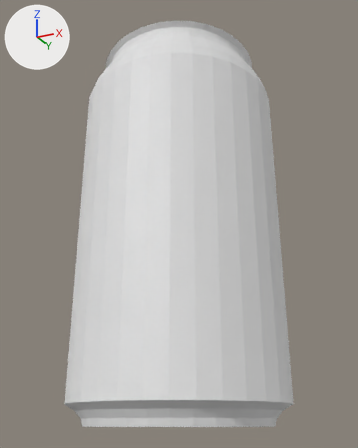
A saved change to the Blender file Can.blend.
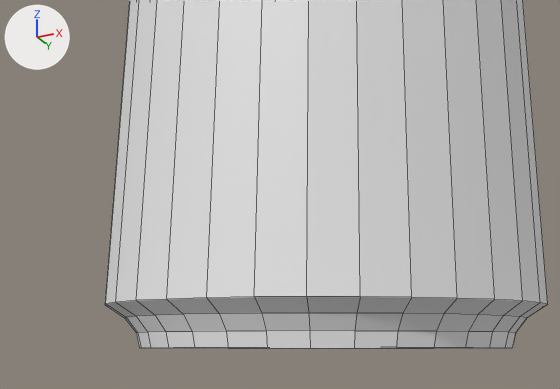
Each version appears first whole from a 50 mm lens placed at (2.59, -5.18, 0.21), pointed at (0.01, -0.01, 2.54), and next in a close-up on the part from 3% to 84% of the width and 55% to 100% of the height. Arrows for +X, +Y and +Z are at upper left; the lights stay in place. The close-ups show mesh edges as thin lines.

The older version as bpy lines, for what is in view:
```python
me_cylinder = bpy.data.meshes.new('Cylinder')
me_cylinder.from_pydata(...)  # 352 vertices, 320 faces; spans x -1.23..1.23, y -1.23..1.23, z -2.31..2.34
ob_cylinder = bpy.data.objects.new('Cylinder', me_cylinder)
ob_cylinder.location = (0.0, 0.0, 2.5)
```
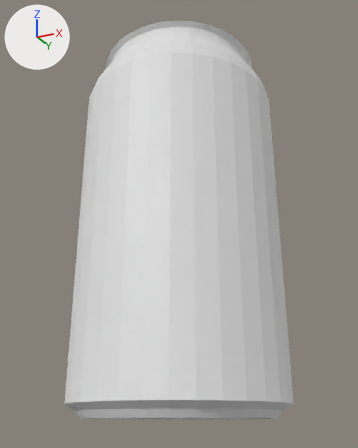
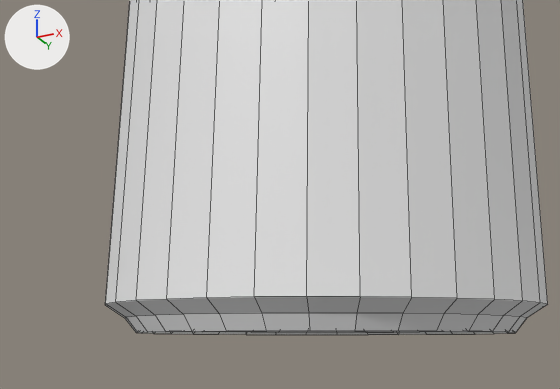
Commit message: Added more into can.

What the commit changed:
me_cylinder is used by ob_cylinder; location (0.0, 0.0, 2.5).
me_cylinder had 352 vertices, 320 faces and spanned x -1.23..1.23, y -1.23..1.23, z -2.31..2.34.
me_cylinder now has 495 vertices, 480 faces and spans x -1.23..1.23, y -1.23..1.23, z -2.23..2.34.
Part 1, on me_cylinder:
31 vertices are removed from x -1.03..1.03, y -1.01..1.03, z -2.31.
32 faces are deleted.
1 vertex moves from x 0.0, y -1.03, z -2.31 to x 0.0, y -1.01, z -2.19.
174 vertices are added at x -1.01..1.01, y -0.99..1.01, z -2.22..-2.03.
192 new faces join them.

Where the change shows, as pixel boxes [x1, y1, x2, y2] in the close-ups (560 x 389 px):
'Cylinder', reshaped: before [105, 0, 548, 349]; after [105, 0, 548, 335]
part 1 of me_cylinder, built on: before [136, 331, 515, 349]; after [138, 331, 515, 335]
